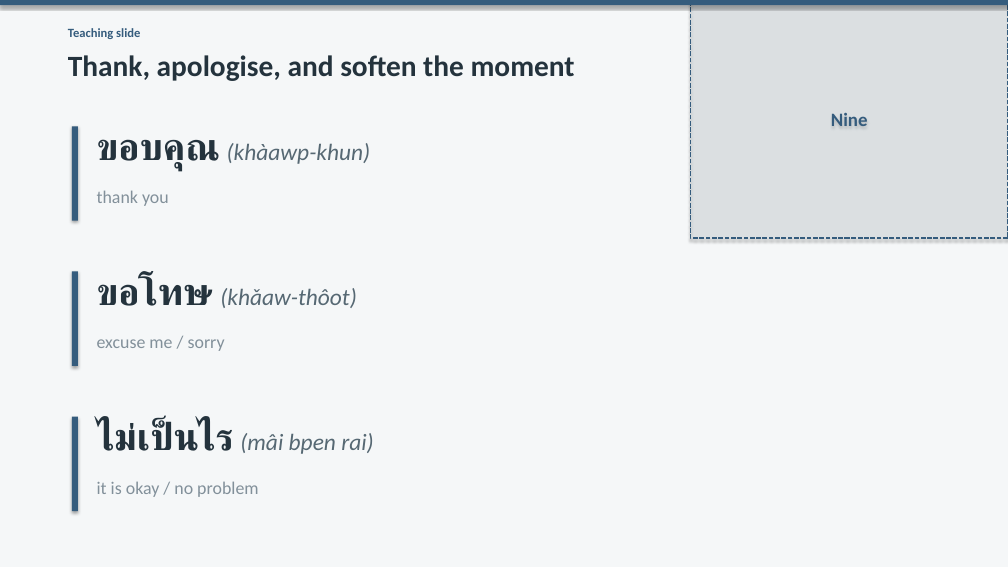
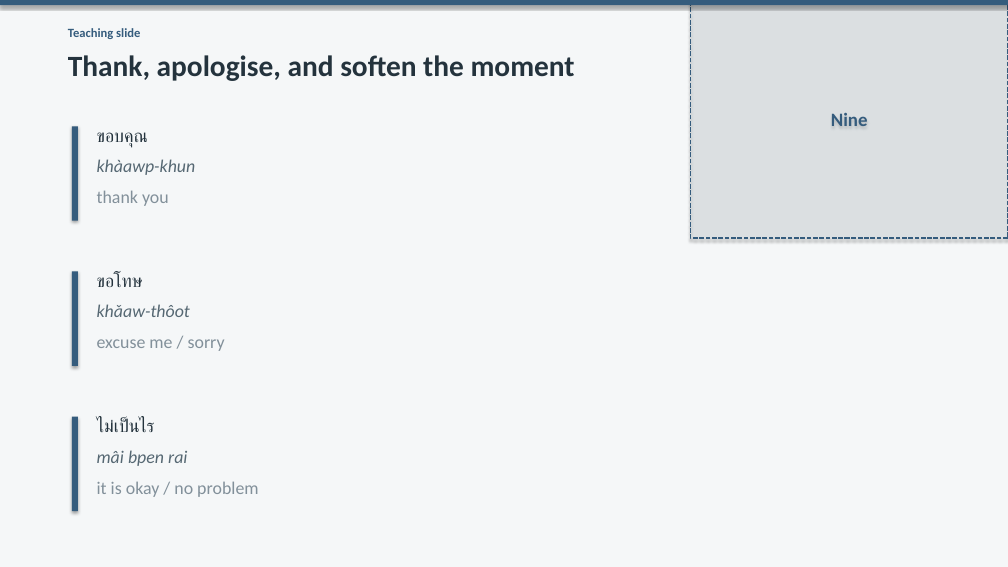
Before and after one commit to OTFTCS/thai-nine, a slide deck: slide 4 of course/modules/M01/L001/M01-L001-canva-deck.pptx. Drawn at 1008x567 pixels with LibreOffice and Linux fonts; fonts in the diff are those of the drawing. Boxes give left, top, right and bottom in pixels: in the first picture for what was removed or moved away, otherwise in the second. Text is boxed around its words. In the diff, an @@ line names an element or a change of style, - is before the commit and + after.

```diff
--- a/course/modules/M01/L001/M01-L001-canva-deck.pptx
+++ b/course/modules/M01/L001/M01-L001-canva-deck.pptx
@@ text at box(97, 132, 148, 147): text changed; size 22.3 to 17 pt; text colour #566873 to #24333D; italic off @@
-ขอบคุณ (khàawp-khun)
+ขอบคุณ
@@ text added at box(97, 159, 196, 175), 17 pt, text #566873, italic @@
+khàawp-khun
@@ text added at box(97, 274, 143, 287), 17 pt, text #24333D @@
+ขอโทษ
@@ text at box(97, 304, 190, 317): text changed; size 22.3 to 17 pt @@
-ขอโทษ (khǎaw-thôot)
+khǎaw-thôot
@@ text at box(97, 419, 155, 432): text changed; size 22.3 to 17 pt; text colour #566873 to #24333D; italic off @@
-ไม่เป็นไร (mâi bpen rai)
+ไม่เป็นไร
@@ text added at box(97, 450, 187, 466), 17 pt, text #566873, italic @@
+mâi bpen rai
```
Also in this commit, not shown: 5 other slides changed, 3 other files.
